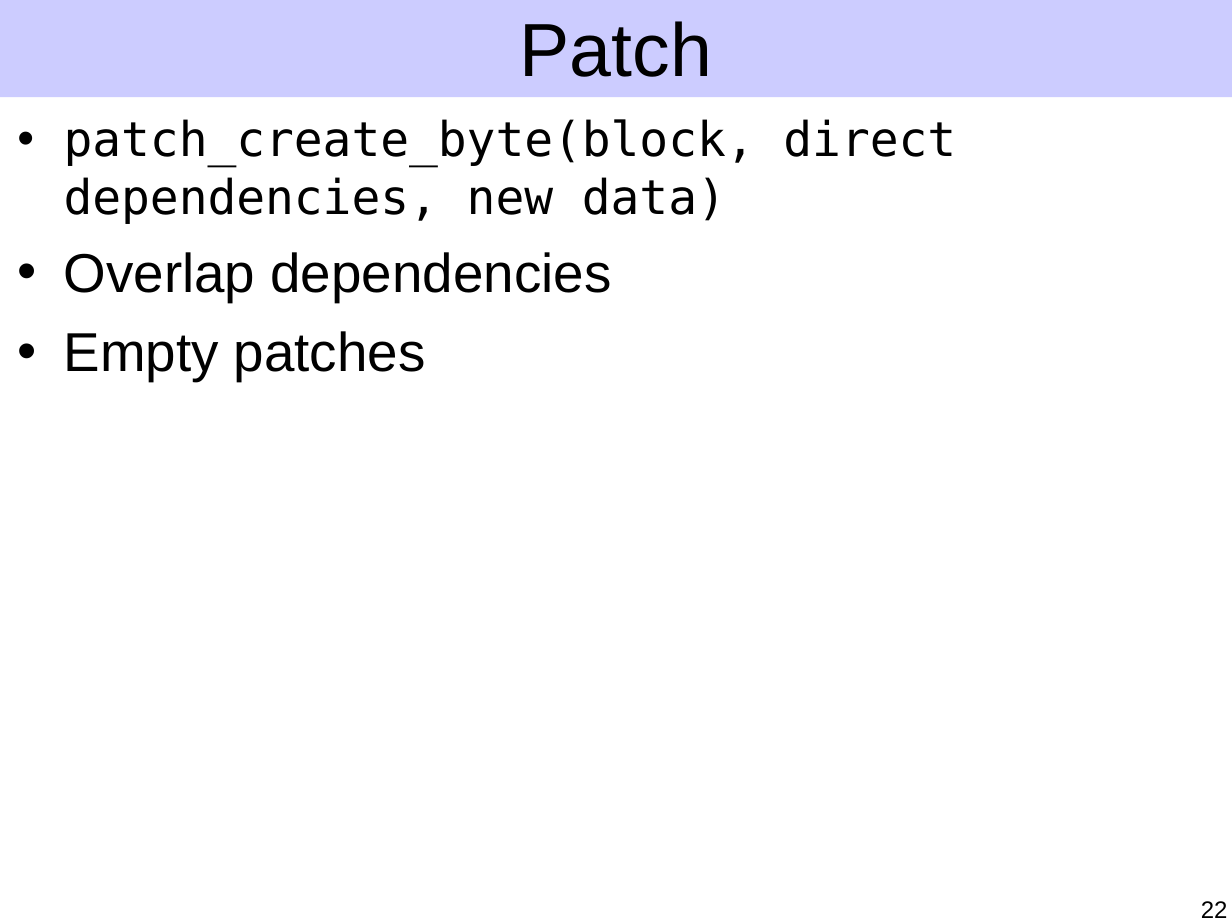
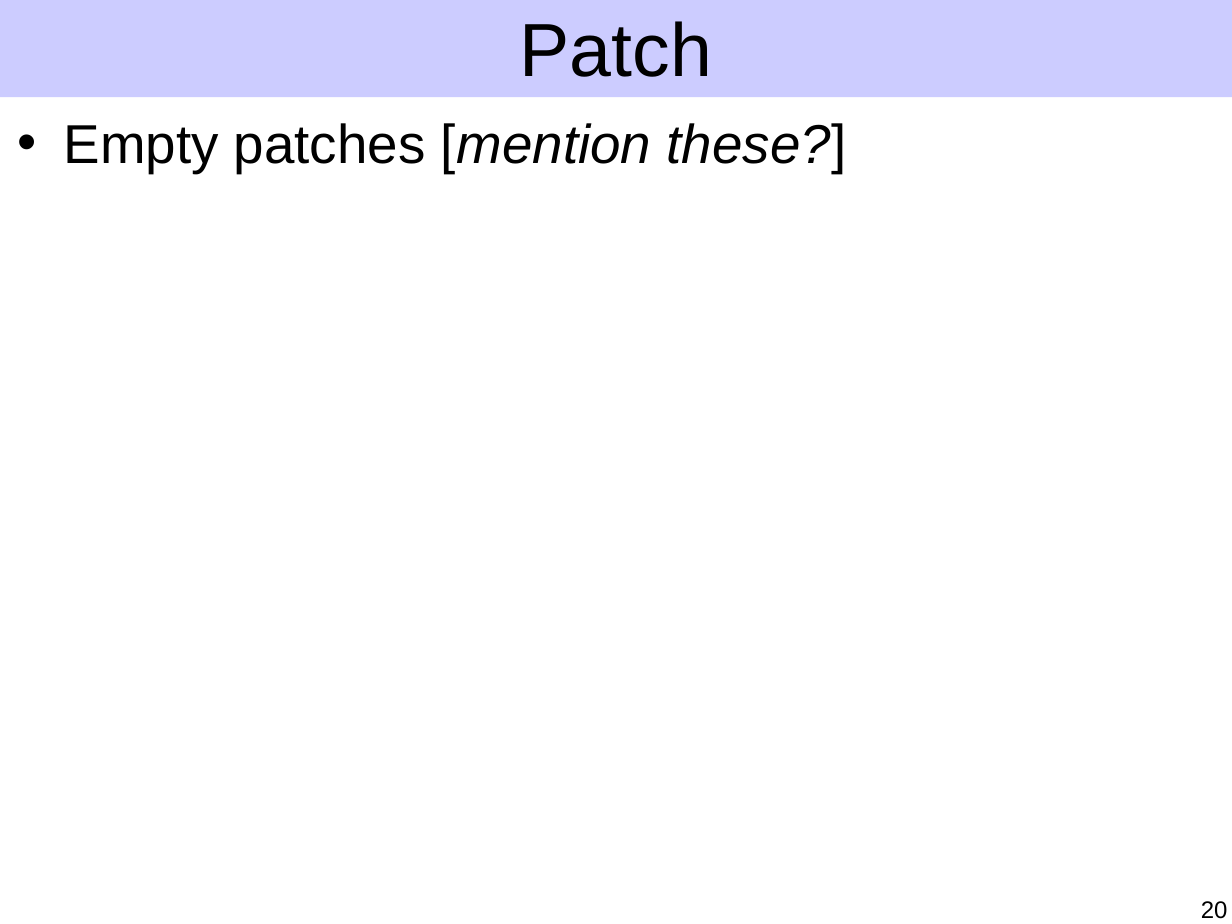
Before and after one commit to ucla-readable/fstitch-doc, a slide deck: slide 20 of sosp/pres.ppt (slide 22 before the commit). Drawn at 1232x924 pixels with LibreOffice and Linux fonts; fonts in the diff are those of the drawing. Boxes give left, top, right and bottom in pixels: in the first picture for what was removed or moved away, otherwise in the second. Text is boxed around its words. In the diff, an @@ line names an element or a change of style, - is before the commit and + after.

```diff
--- a/sosp/pres.ppt
+++ b/sosp/pres.ppt
@@ text at (64, 123, 847, 173): text changed; size 28 to 32 pt; font DejaVu Sans Mono to Arial @@
-• patch_create_byte(block, direct dependencies, new data)
-• Overlap dependencies
-• Empty patches
+• Empty patches [mention these?]
@@ page number at (1201, 901, 1228, 919): text changed @@
-22
+20
```
Also in this commit, not shown: 9 other slides changed, 2 slides added, 4 slides removed.
